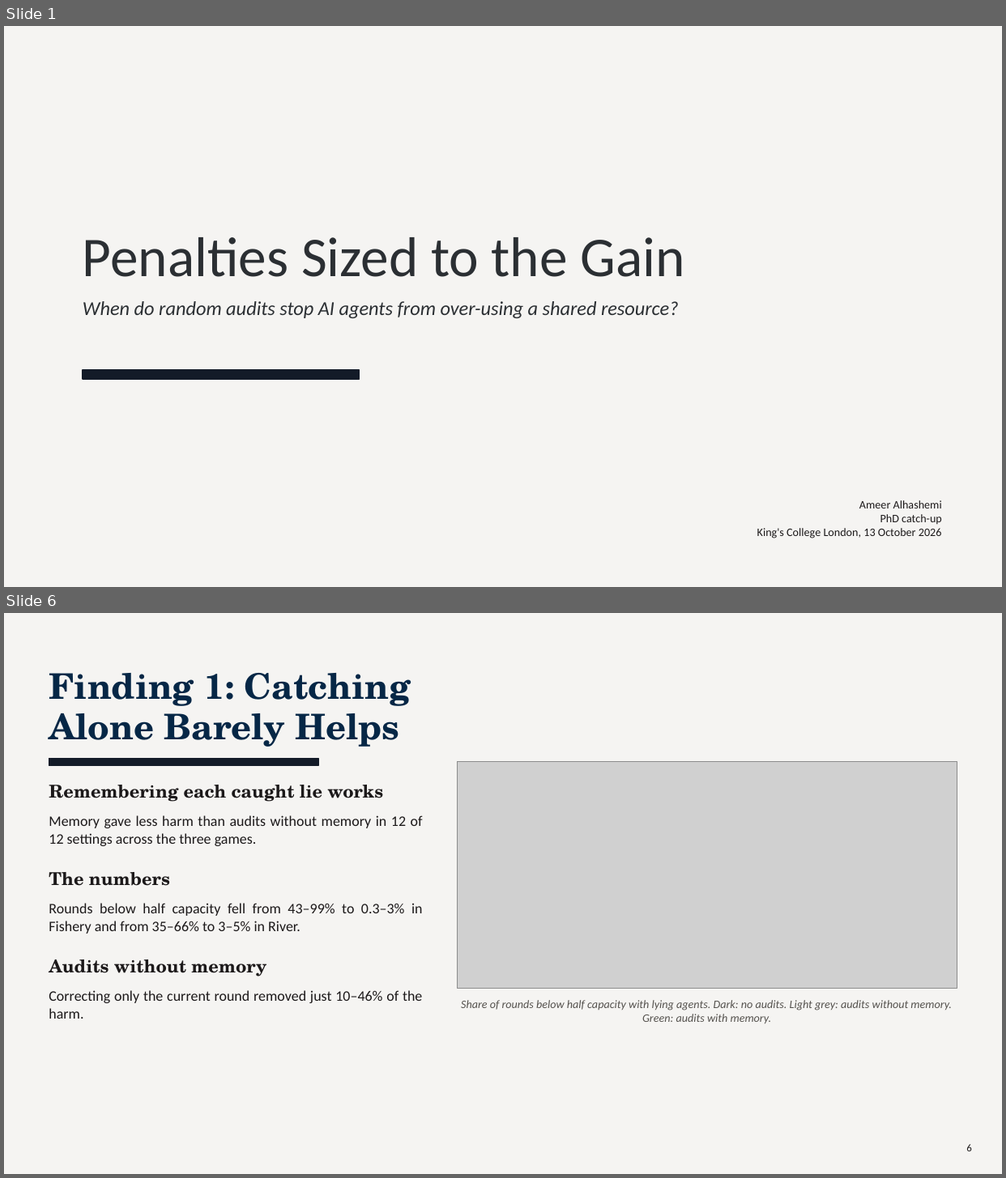
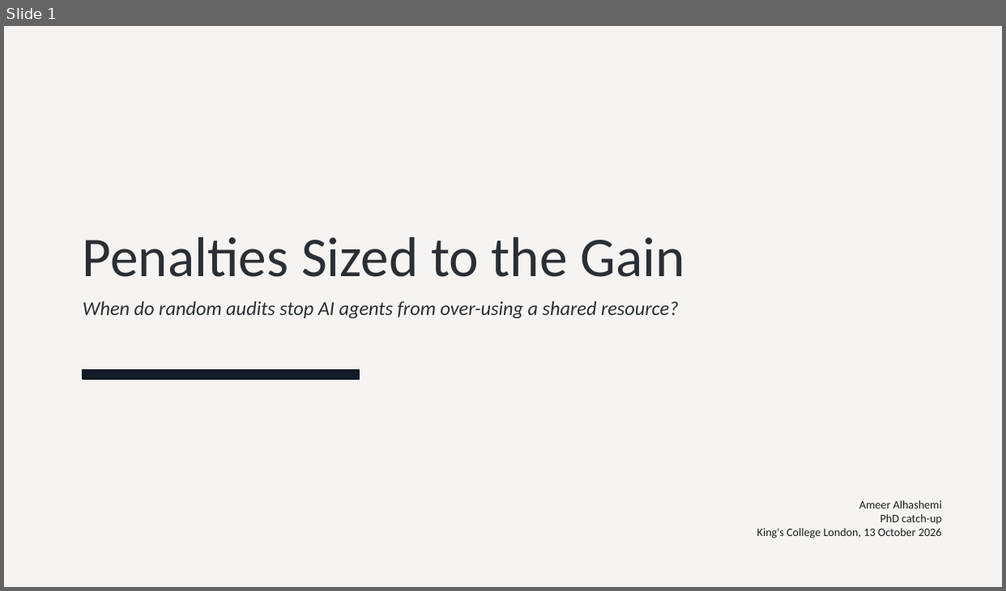
Before and after one commit to TallowCatch/invasion-commons, a slide deck: notes/slides/2026-10-13_phd_catchup/phd_catchup_2026-10-13.pptx. Shown one above the other, each under a label of ours: slides 1 and 6 before the commit, slide 1 after it; the slides between them are not shown. The pictures are 1006x1178 and 1006x591 pixels, drawn with LibreOffice and Linux fonts; fonts in the diff are those of the drawing; grey boxes stand for pictures. Boxes give left, top, right and bottom in pixels: in the first picture for what was removed or moved away, otherwise in the second. Text is boxed around its words. In the diff, an @@ line names an element or a change of style, - is before the commit and + after.

```diff
--- a/notes/slides/2026-10-13_phd_catchup/phd_catchup_2026-10-13.pptx
+++ b/notes/slides/2026-10-13_phd_catchup/phd_catchup_2026-10-13.pptx
@@ slide 6 removed at bbox=[4, 613, 1002, 1174], background #F5F4F2 @@
@@ text removed at bbox=[49, 673, 411, 747] @@
-Finding 1: Catching Alone Barely Helps
@@ rectangle removed at bbox=[49, 758, 318, 766] @@
@@ picture removed at bbox=[457, 762, 957, 989] @@
@@ text removed at bbox=[49, 785, 383, 802] @@
-Remembering each caught lie works
@@ text removed at bbox=[49, 815, 423, 846] @@
-Memory gave less harm than audits without memory in 12 of 12 settings across the three games.
@@ text removed at bbox=[49, 872, 170, 886] @@
-The numbers
@@ text removed at bbox=[49, 903, 423, 934] @@
-Rounds below half capacity fell from 43–99% to 0.3–3% in Fishery and from 35–66% to 3–5% in River.
@@ text removed at bbox=[49, 960, 266, 977] @@
-Audits without memory
@@ text removed at bbox=[49, 990, 422, 1019] @@
-Correcting only the current round removed just 10–46% of the harm.
@@ text removed at bbox=[461, 1000, 952, 1024] @@
-Share of rounds below half capacity with lying agents. Dark: no audits. Light grey: audits without memory. Green: audits with memory.
@@ text removed at bbox=[966, 1144, 971, 1152] @@
-6
```
Also in this commit, not shown: 8 slides changed, 7 slides added, 5 other slides removed, 2 other files.
